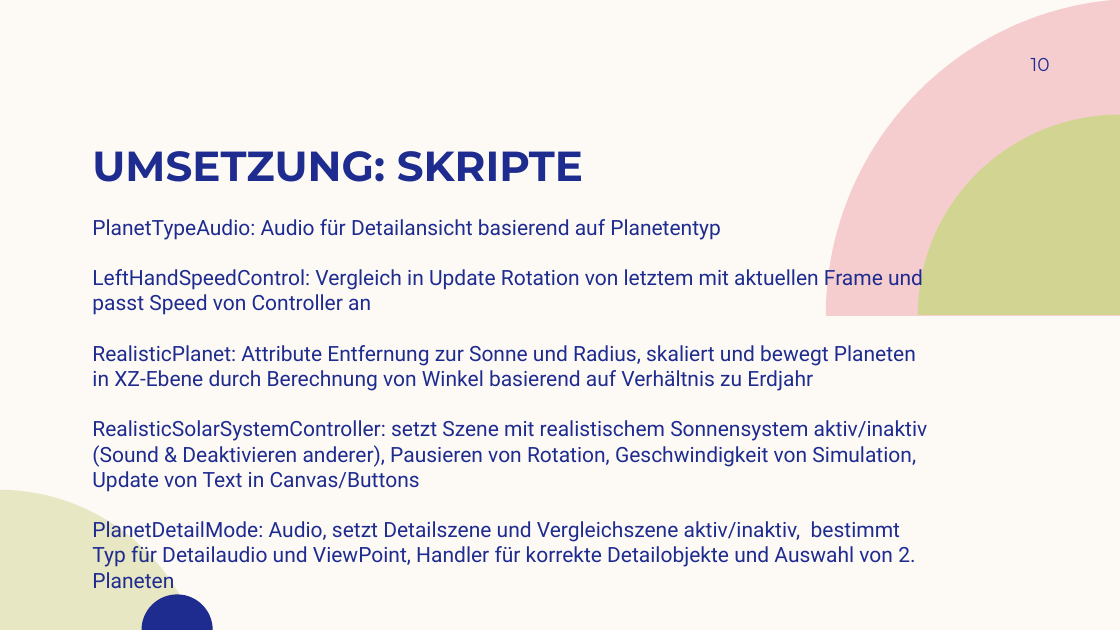
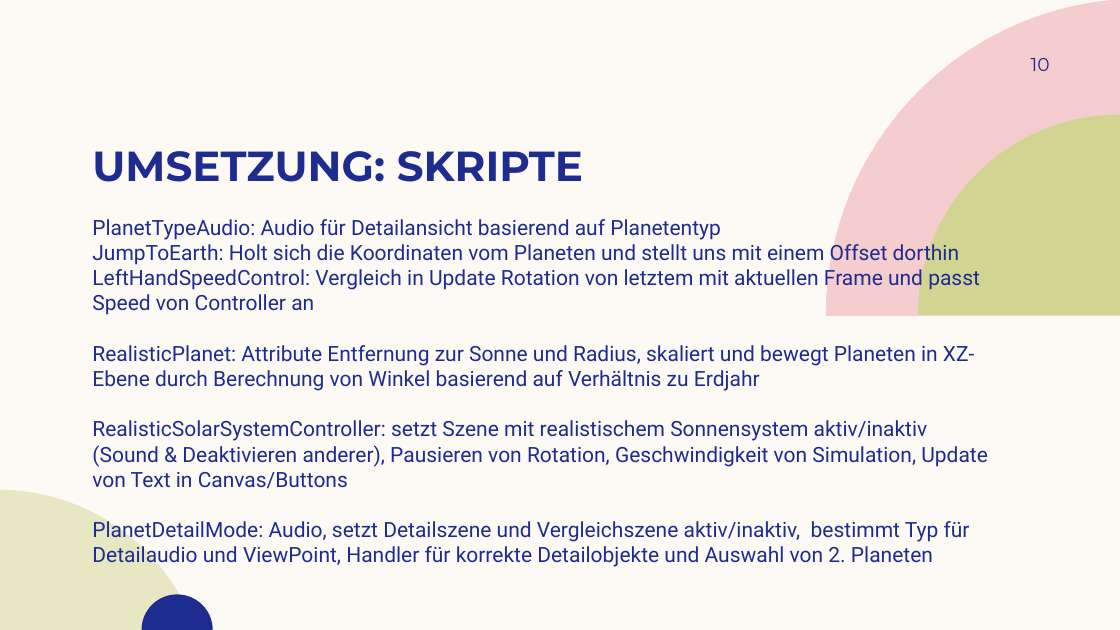
Before and after one commit to daisiedjulietse25/mr-endprojekt-Pospischek-2026-10-18_02-25-46, a slide deck: slide 10 of Praesentation.pptx. Drawn at 1120x630 pixels with LibreOffice and Linux fonts; fonts in the diff are those of the drawing; background and template pictures are left out. Boxes give left, top, right and bottom in pixels: in the first picture for what was removed or moved away, otherwise in the second. Text is boxed around its words. In the diff, an @@ line names an element or a change of style, - is before the commit and + after.

Commit message:
finaler commit nach Präsentation

```diff
--- a/Praesentation.pptx
+++ b/Praesentation.pptx
@@ text at [92,240,960,266]: paragraph added @@
+JumpToEarth: Holt sich die Koordinaten vom Planeten und stellt uns mit einem Offset dorthin
```
Also in this commit, not shown: 6 other files.
